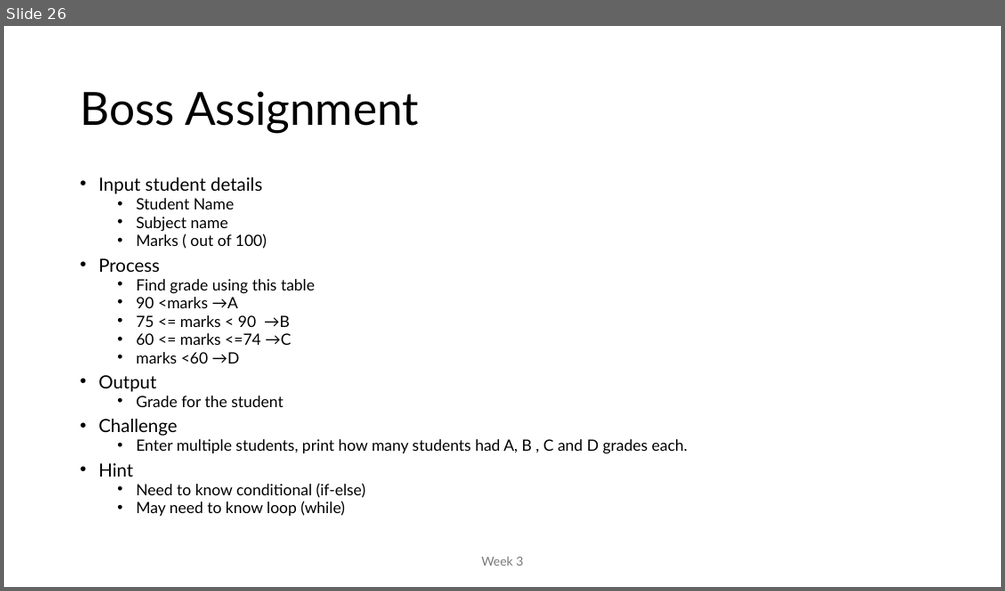
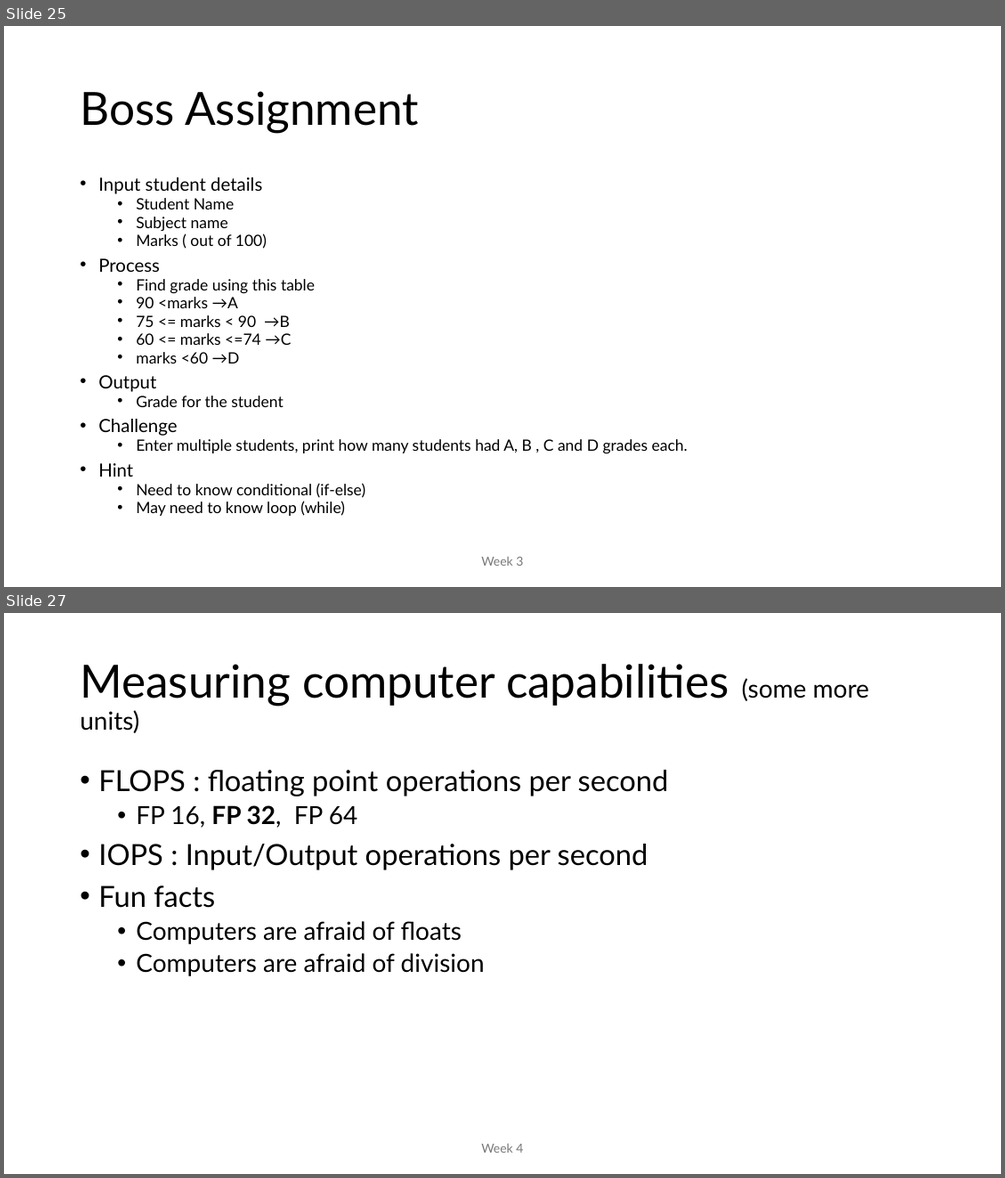
Before and after one commit to MoklaEducation/ems_fall_2025_cpp101, a slide deck: all/Intro to Programming_all.pptx. Shown one above the other, each under a label of ours: slide 26 before the commit, slides 25 and 27 after it; the slides between them are not shown. The pictures are 1005x591 and 1005x1178 pixels, drawn with LibreOffice and Linux fonts; fonts in the diff are those of the drawing. Boxes give left, top, right and bottom in pixels: in the first picture for what was removed or moved away, otherwise in the second. Text is boxed around its words. In the diff, an @@ line names an element or a change of style, - is before the commit and + after.

Commit message:
week 4

```diff
--- a/all/Intro to Programming_all.pptx
+++ b/all/Intro to Programming_all.pptx
@@ slide 27 added at [4,613,1001,1174], background #FFFFFF @@
@@ title added at [80,664,869,733], 44 pt, text #000000 @@
+Measuring computer capabilities (some more units)
@@ text added at [98,770,669,976], 28 pt, text #000000 @@
+• FLOPS : floating point operations per second
+  • FP 16, FP 32, FP 64
+• IOPS : Input/Output operations per second
+• Fun facts
+  • Computers are afraid of floats
+  • Computers are afraid of division
@@ text added at [481,1143,523,1152], 12 pt, text #797979 @@
+Week 4
@@ what was slide 26 is now slide 25 @@
```
Also in this commit, not shown: 3 slides changed, 12 other slides added, 1 slide removed, 4 other files.
